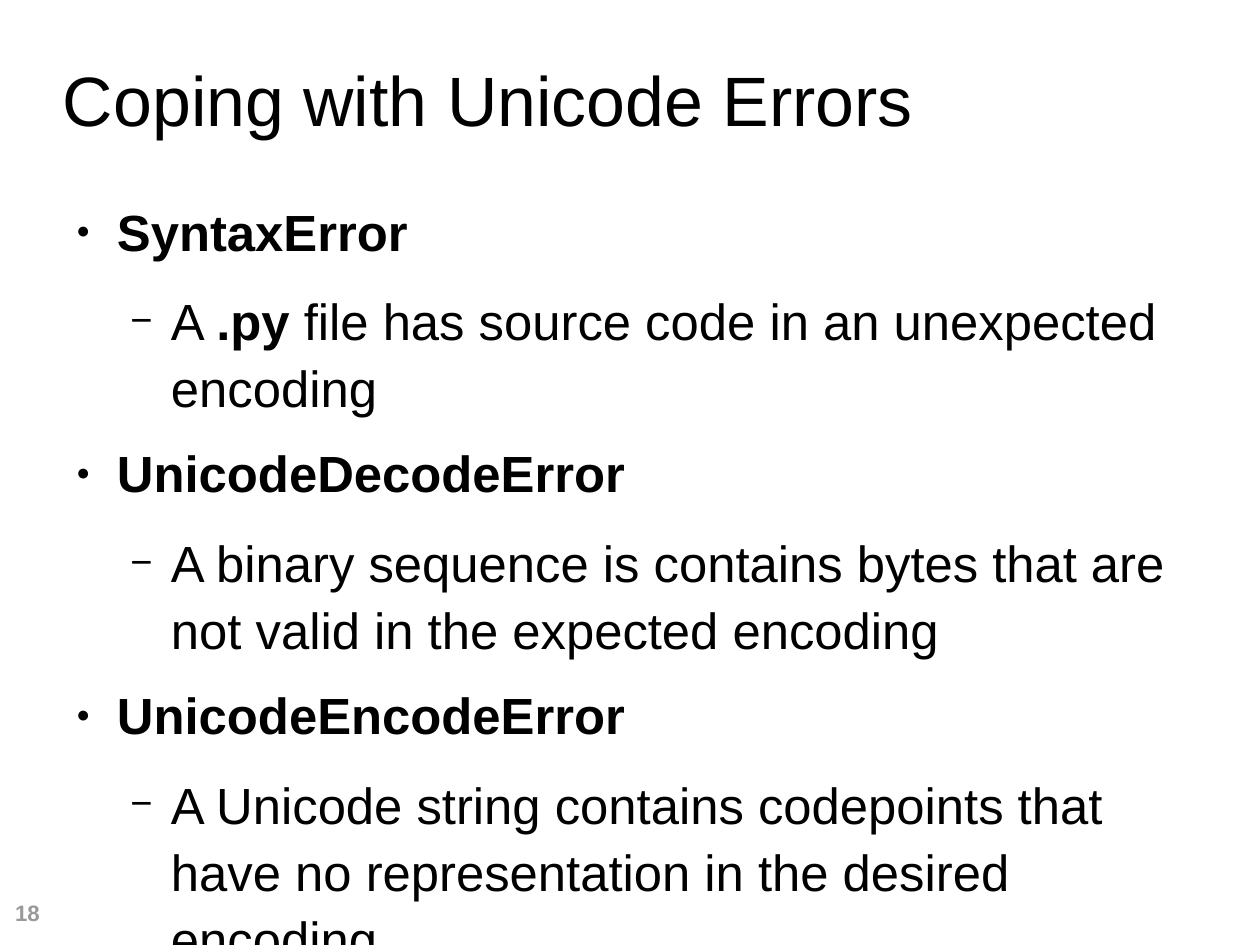
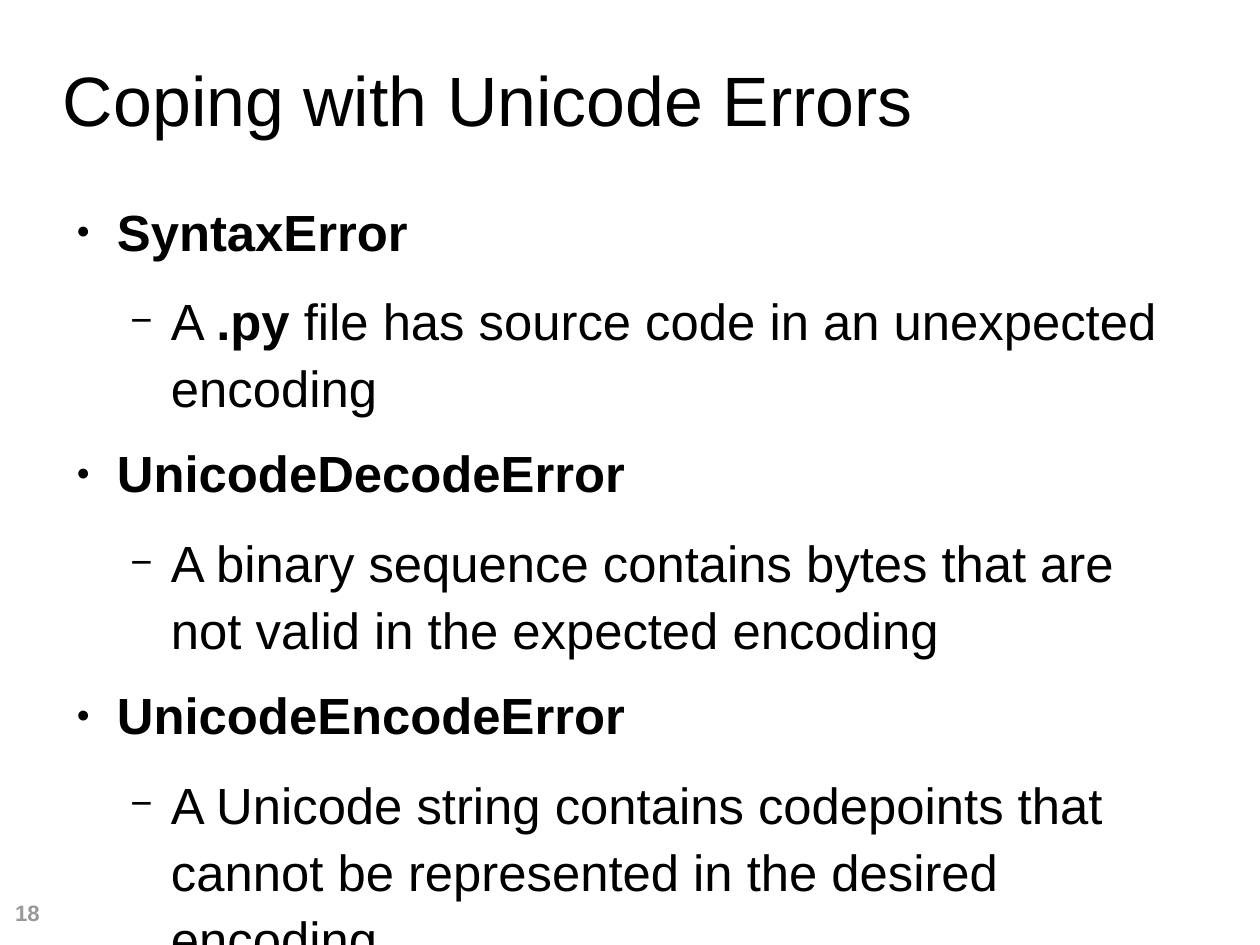
Before and after one commit to fluentpython/unicode-solutions, a slide deck: slide 18 of unicode-solutions.odp. Drawn at 1260x945 pixels with LibreOffice and Linux fonts; fonts in the diff are those of the drawing; background and template pictures are left out. Boxes give left, top, right and bottom in pixels: in the first picture for what was removed or moved away, otherwise in the second. Text is boxed around its words. In the diff, an @@ line names an element or a change of style, - is before the commit and + after.

Commit message:
default encodings

```diff
--- a/unicode-solutions.odp
+++ b/unicode-solutions.odp
@@ text at bbox=[171, 545, 1113, 659]: text changed @@
-  − A binary sequence is contains bytes that are not valid in the expected encoding
+  − A binary sequence contains bytes that are not valid in the expected encoding
@@ text at bbox=[171, 787, 1103, 901]: text changed @@
-  − A Unicode string contains codepoints that have no representation in the desired encoding
+  − A Unicode string contains codepoints that cannot be represented in the desired encoding
```
Also in this commit, not shown: 1 other slide changed, 2 slides added, 4 other files.
